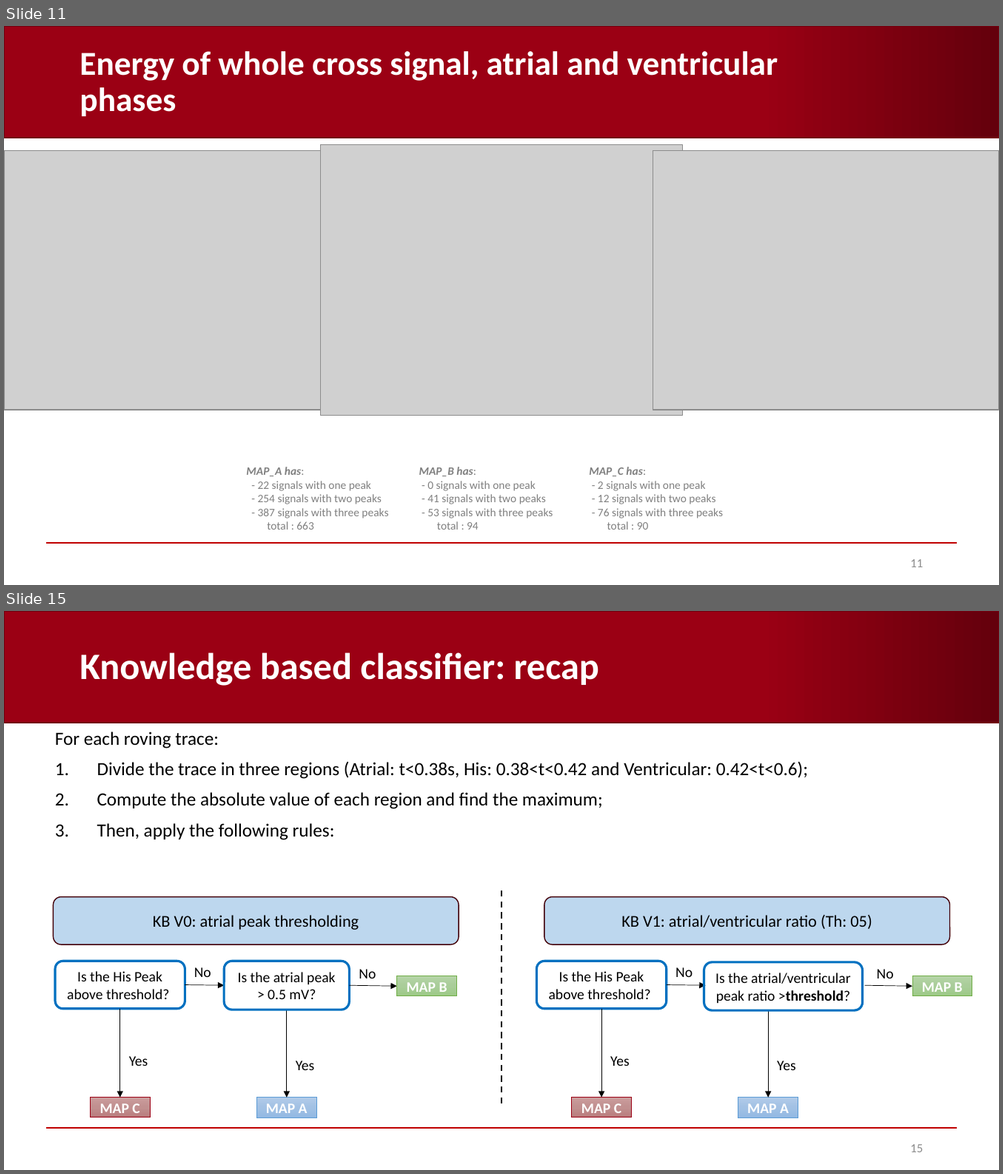
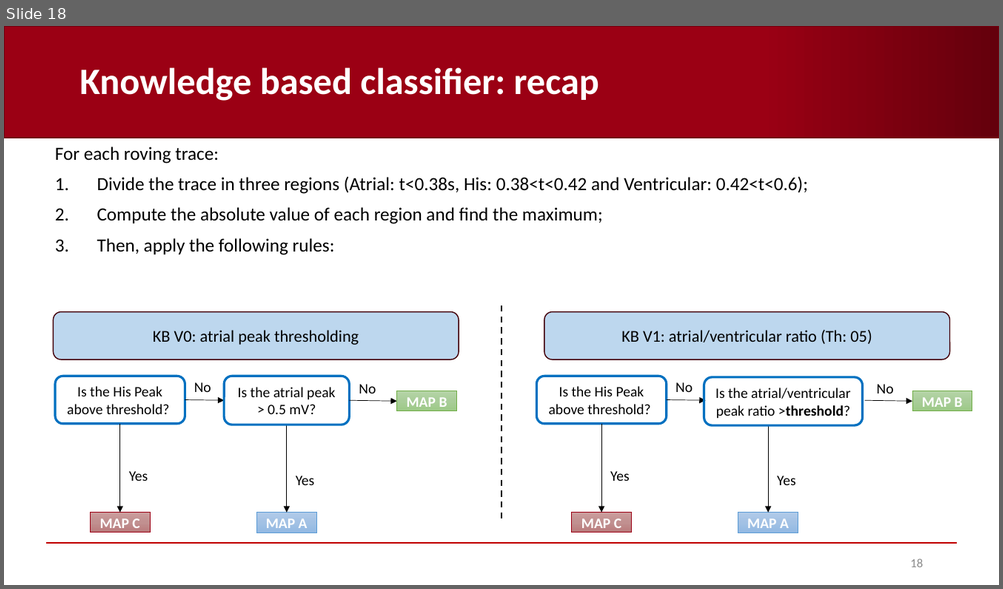
Before and after one commit to AndreaCorrado00/Tesi_magistrale_Corrado_Andrea, a slide deck: Documentation/10. Features and classification results V3.pptx. Shown one above the other, each under a label of ours: slides 11 and 15 before the commit, slide 18 after it; the slides between them are not shown. The pictures are 1003x1174 and 1003x589 pixels, drawn with LibreOffice and Linux fonts; fonts in the diff are those of the drawing; grey boxes stand for pictures; background and template pictures are left out. Boxes give left, top, right and bottom in pixels: in the first picture for what was removed or moved away, otherwise in the second. Text is boxed around its words. In the diff, an @@ line names an element or a change of style, - is before the commit and + after.

```diff
--- a/Documentation/10. Features and classification results V3.pptx
+++ b/Documentation/10. Features and classification results V3.pptx
@@ slide 11 removed at (4, 26, 999, 585), background #FFFFFF; not listed: 2 template elements that a slide beside it also shows @@
@@ title removed at (79, 51, 778, 116) @@
-Energy of whole cross signal, atrial and ventricular phases
@@ picture removed at (4, 150, 350, 410) @@
@@ picture removed at (320, 144, 683, 415) @@
@@ picture removed at (653, 150, 999, 410) @@
@@ text removed at (246, 467, 723, 530) @@
-MAP_A has:
-- 22 signals with one peak
-- 254 signals with two peaks
-- 387 signals with three peaks
-total : 663
-MAP_B has:
-- 0 signals with one peak
-- 41 signals with two peaks
-- 53 signals with three peaks
-total : 94
-MAP_C has:
-- 2 signals with one peak
-- 12 signals with two peaks
-- 76 signals with three peaks
-total : 90
@@ page number removed at (910, 560, 922, 568) @@
-11
@@ what was slide 15 is now slide 18 @@
@@ page number at (910, 559, 922, 568): text changed @@
-15
+18
```
Also in this commit, not shown: 16 slides changed, 5 slides added.
